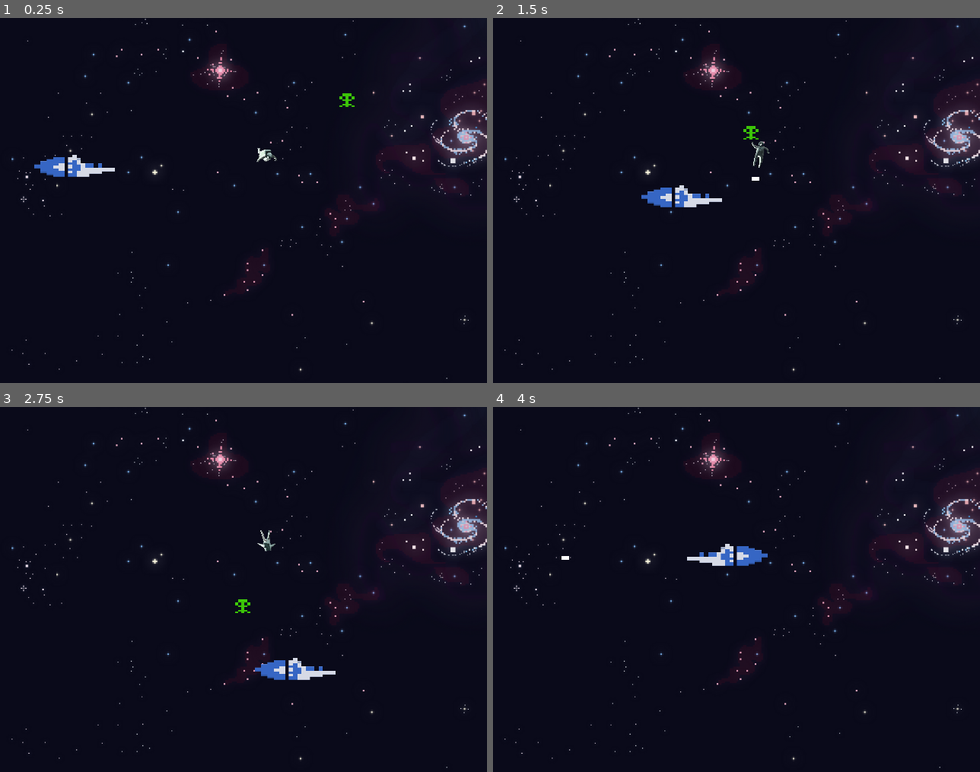
Above: before the commit, frames 1-4 (two rows, left to right).
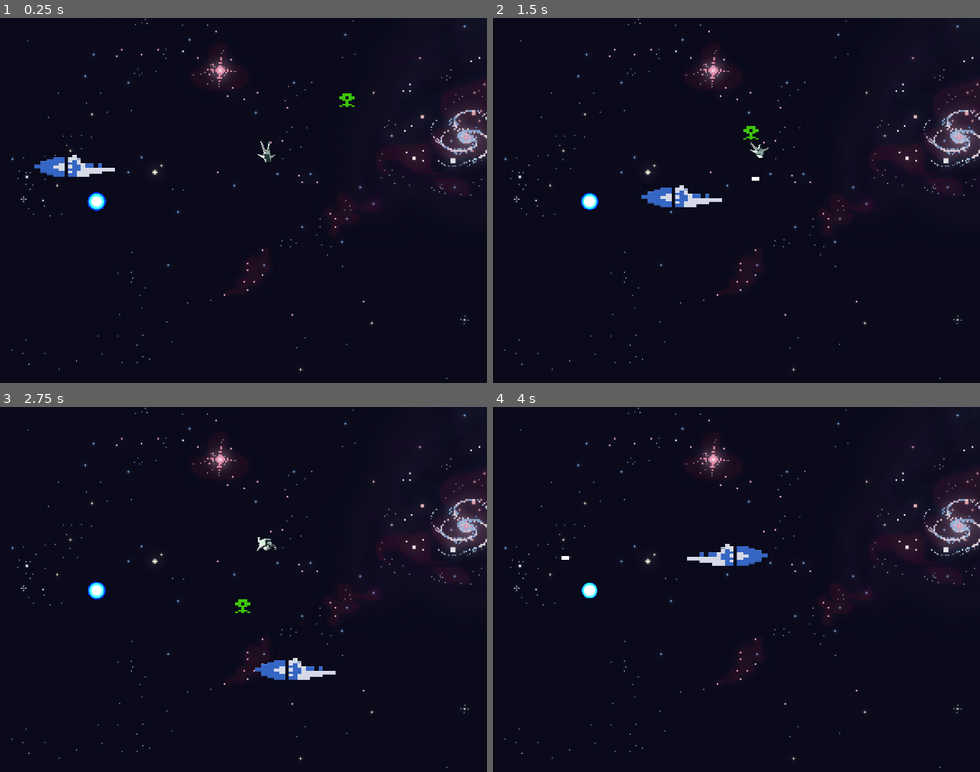
Above: after the commit, the same moments.

Repository: LeonardoBrendo/JogoNave
Game: Godot game, scene res://Main.tscn
Same seed, same stepped clock (60 frames per second), same inputs: the game is played once before the commit and once after it. Before the commit the project has no main scene; this scene is started directly in both runs.
Inputs:
- Up to frame 1 (0.25 s): no input
- Up to frame 2 (1.5 s): hold Right (ui_right) 0.53-1.28 s; tap Space (atira) at 0.6, 1.35 s; hold Down (ui_down) from 1.28 s (still down)
- Up to frame 3 (2.75 s): release Down (ui_down) at 2.03 s; hold Right (ui_right) from 2.03 s (still down); tap Space (atira) at 2.1 s
- Up to frame 4 (4 s): release Right (ui_right) at 2.78 s; hold Up (ui_up) 2.78-3.53 s; tap Space (atira) at 2.85, 3.6 s; hold Left (ui_left) from 3.53 s (still down)

The runs differ from the first frame. In frame 1, 0.3% of the frame differs, in the area x 17-73%, y 21-53%; in frame 2, 0.3%; in frame 3, 0.3%; in frame 4, 0.1%.

Commit message:
adicionando combustível

Diff:
--- a/rescue/Alien.tscn
+++ b/rescue/Alien.tscn
@@ -35,7 +35,6 @@
 [node name="AnimatedSprite" type="AnimatedSprite" parent="."]
 position = Vector2( -2, 0 )
 frames = SubResource( 1 )
-frame = 1
 playing = true
 
 [node name="CollisionShape2D" type="CollisionShape2D" parent="."]
--- a/rescue/Astronauta.tscn
+++ b/rescue/Astronauta.tscn
@@ -29,7 +29,7 @@
 
 [node name="AnimatedSprite" type="AnimatedSprite" parent="."]
 frames = SubResource( 1 )
-frame = 9
+frame = 4
 playing = true
 
 [node name="CollisionShape2D" type="CollisionShape2D" parent="."]
--- /dev/null
+++ b/rescue/Combustível.gd
@@ -0,0 +1,11 @@
+extends Area2D
+
+
+func _ready():
+	pass
+
+
+func _on_Combustvel_body_entered(body):
+	if body.name == "Player":
+		body.carrega()
+		queue_free()
--- /dev/null
+++ b/rescue/Combustível.tscn
@@ -0,0 +1,49 @@
+[gd_scene load_steps=26 format=2]
+
+[ext_resource path="res://Combustível.gd" type="Script" id=1]
+[ext_resource path="res://Material rescue/bateria/sprite_03.png" type="Texture" id=2]
+[ext_resource path="res://Material rescue/bateria/sprite_02.png" type="Texture" id=3]
+[ext_resource path="res://Material rescue/bateria/sprite_05.png" type="Texture" id=4]
+[ext_resource path="res://Material rescue/bateria/sprite_00.png" type="Texture" id=5]
+[ext_resource path="res://Material rescue/bateria/sprite_01.png" type="Texture" id=6]
+[ext_resource path="res://Material rescue/bateria/sprite_04.png" type="Texture" id=7]
+[ext_resource path="res://Material rescue/bateria/sprite_13.png" type="Texture" id=8]
+[ext_resource path="res://Material rescue/bateria/sprite_14.png" type="Texture" id=9]
+[ext_resource path="res://Material rescue/bateria/sprite_18.png" type="Texture" id=10]
+[ext_resource path="res://Material rescue/bateria/sprite_07.png" type="Texture" id=11]
+[ext_resource path="res://Material rescue/bateria/sprite_09.png" type="Texture" id=12]
+[ext_resource path="res://Material rescue/bateria/sprite_19.png" type="Texture" id=13]
+[ext_resource path="res://Material rescue/bateria/sprite_20.png" type="Texture" id=14]
+[ext_resource path="res://Material rescue/bateria/sprite_06.png" type="Texture" id=15]
+[ext_resource path="res://Material rescue/bateria/sprite_11.png" type="Texture" id=16]
+[ext_resource path="res://Material rescue/bateria/sprite_08.png" type="Texture" id=17]
+[ext_resource path="res://Material rescue/bateria/sprite_15.png" type="Texture" id=18]
+[ext_resource path="res://Material rescue/bateria/sprite_12.png" type="Texture" id=19]
+[ext_resource path="res://Material rescue/bateria/sprite_21.png" type="Texture" id=20]
+[ext_resource path="res://Material rescue/bateria/sprite_17.png" type="Texture" id=21]
+[ext_resource path="res://Material rescue/bateria/sprite_16.png" type="Texture" id=22]
+[ext_resource path="res://Material rescue/bateria/sprite_10.png" type="Texture" id=23]
+
+[sub_resource type="SpriteFrames" id=1]
+animations = [ {
+"frames": [ ExtResource( 5 ), ExtResource( 6 ), ExtResource( 2 ), ExtResource( 3 ), ExtResource( 17 ), ExtResource( 7 ), ExtResource( 4 ), ExtResource( 15 ), ExtResource( 11 ), ExtResource( 19 ), ExtResource( 12 ), ExtResource( 23 ), ExtResource( 16 ), ExtResource( 21 ), ExtResource( 10 ), ExtResource( 22 ), ExtResource( 8 ), ExtResource( 9 ), ExtResource( 18 ), ExtResource( 20 ), ExtResource( 14 ), ExtResource( 13 ) ],
+"loop": true,
+"name": "default",
+"speed": 10.0
+} ]
+
+[sub_resource type="CircleShape2D" id=2]
+radius = 57.7765
+
+[node name="Combustível" type="Area2D"]
+scale = Vector2( 0.2, 0.2 )
+script = ExtResource( 1 )
+
+[node name="AnimatedSprite" type="AnimatedSprite" parent="."]
+frames = SubResource( 1 )
+frame = 13
+playing = true
+
+[node name="CollisionShape2D" type="CollisionShape2D" parent="."]
+shape = SubResource( 2 )
+[connection signal="body_entered" from="." to="." method="_on_Combustvel_body_entered"]
--- a/rescue/Main.tscn
+++ b/rescue/Main.tscn
@@ -1,9 +1,10 @@
-[gd_scene load_steps=5 format=2]
+[gd_scene load_steps=6 format=2]
 
 [ext_resource path="res://Player.tscn" type="PackedScene" id=1]
 [ext_resource path="res://Alien.tscn" type="PackedScene" id=2]
 [ext_resource path="res://Material rescue/wallpaper.png" type="Texture" id=3]
 [ext_resource path="res://Astronauta.tscn" type="PackedScene" id=4]
+[ext_resource path="res://Combustível.tscn" type="PackedScene" id=5]
 
 [node name="Main" type="Node2D"]
 
@@ -21,3 +22,6 @@
 
 [node name="Astronauta" parent="." instance=ExtResource( 4 )]
 position = Vector2( 351, 180 )
+
+[node name="Combustível" parent="." instance=ExtResource( 5 )]
+position = Vector2( 127.132, 241.435 )
--- a/rescue/Player.gd
+++ b/rescue/Player.gd
@@ -61,3 +61,8 @@
 
 func salva():
 	pass
+
+func carrega():
+	print(combustivel)
+	combustivel += 10
+	print(combustivel)
--- a/rescue/project.godot
+++ b/rescue/project.godot
@@ -16,6 +16,7 @@
 [application]
 
 config/name="rescue"
+run/main_scene="res://Main.tscn"
 config/icon="res://icon.png"
 
 [display]
Not shown, removed: anotações-aula4.txt
Not shown, added: anotações-aula5.txt
